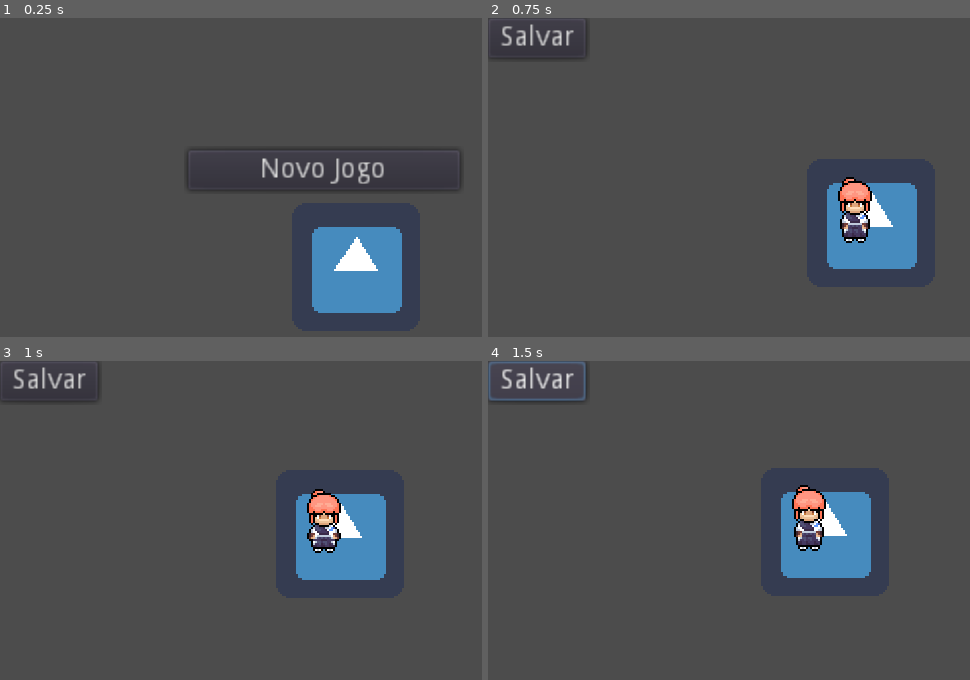
Above: before the commit, frames 1-4 (two rows, left to right).
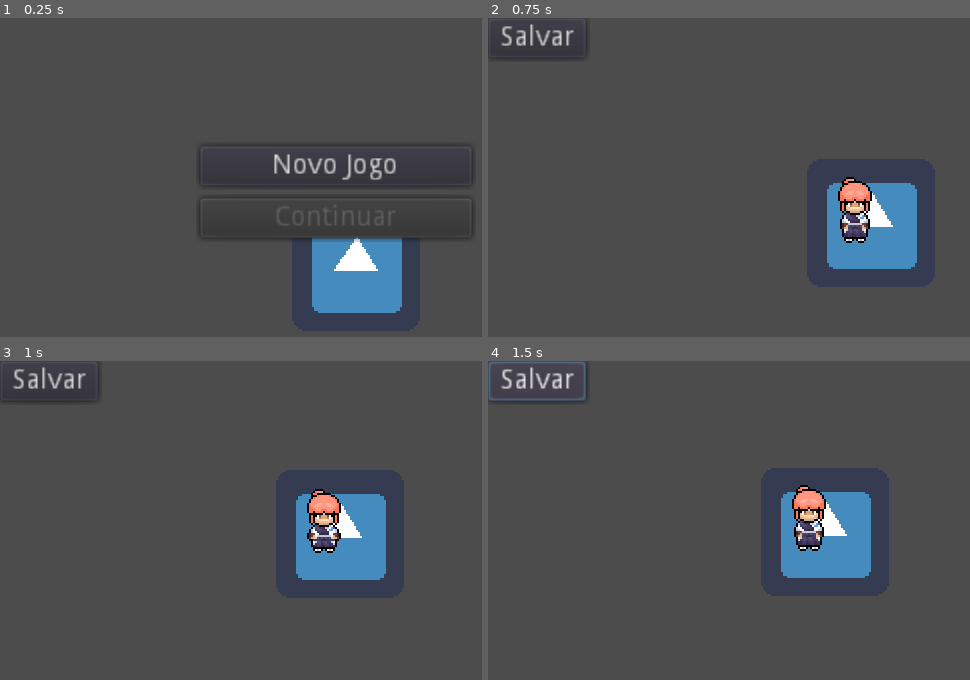
Above: after the commit, the same moments.

Repository: alanfelixnc/ElementsARPG
Game: Godot game, scene res://Game.tscn
Two runs of this game, one before a commit and one after it. Both use one fixed random seed, a clock stepped at 60 frames per second and the inputs below. The engine's default icon, where the game draws it, is replaced by a stand-in: a white triangle on a blue panel in a dark square.
Inputs:
- Up to frame 1 (0.25 s): no input
- Up to frame 2 (0.75 s): click "Novo Jogo" at 0.5 s
- Up to frame 3 (1 s): no input
- Up to frame 4 (1.5 s): click "Salvar" at 1.25 s

The runs differ from the first frame. In frame 1, 3.1% of the frame differs, in the area x 38-99%, y 39-71%; in frame 2, nothing differs; in frame 3, nothing differs; in frame 4, nothing differs.

Commit message:
Mecânica de continue de jogo salvo quando há savegame.

Diff:
--- a/Game.gd
+++ b/Game.gd
@@ -81,7 +81,7 @@
 	}
 	return save_dict
 
-# On save
+# On game save
 func save_game():
 	var save_game = File.new()
 	save_game.open("user://savegame.save", File.WRITE)
@@ -90,16 +90,53 @@
 	save_game.close()
 	print("Game saved!")
 
+# On loading game save
+func load_game_data():
+	print("Loading game data...")
+	var save_game = File.new()
+	save_game.open("user://savegame.save", File.READ)
+	var node_data = parse_json(save_game.get_as_text())
+
+	# Set the save game data to actual game data
+	player_level = node_data.player_level
+	player_xp = node_data.player_xp
+	player_max_xp = node_data.player_max_xp
+	active_character = node_data.active_character
+	party = node_data.party
+	inventory = node_data.inventory
+
+	save_game.close()
+	print("Game loaded!")
+
+# On continue previous game
+func continue_previous_game():
+	load_game_data()
+	load_overworld_map()
+	var main_menu = $MainMenu
+	main_menu.queue_free()
+
 # On ready
 func _ready():
 	var main_menu = main_menu_scene.instance()
 	add_child(main_menu)
 	main_menu.connect("start_new_game", self, "start_new_game")
+	var continue_button = main_menu.get_node("MenuCanvas/ContinueGame")
+	var save_game = File.new()
+	if not save_game.file_exists("user://savegame.save"):
+		continue_button.disabled = true
+	else:
+		continue_button.disabled = false
+		main_menu.connect("continue_previous_game", self, "continue_previous_game")
 
 # On start of a new game
 func start_new_game():
+	save_game()
+	load_overworld_map()
 	var main_menu = $MainMenu
 	main_menu.queue_free()
+
+# Instances the overworld map and hud of the game
+func load_overworld_map():
 	var lumina_village = lumina_village_scene.instance()
 	add_child(lumina_village)
 	var overworld_hud = overworld_hud_scene.instance()
--- a/Game.tscn
+++ b/Game.tscn
@@ -5,6 +5,9 @@
 
 [node name="Game" type="Node2D"]
 script = ExtResource( 2 )
+player_level = 4
+player_xp = 3
+base_dmg = 13
 active_character = "Marina"
 
 [node name="icon" type="Sprite" parent="."]
--- a/Menus/MainMenu.gd
+++ b/Menus/MainMenu.gd
@@ -3,6 +3,13 @@
 # Signals when starting a new game
 signal start_new_game
 
+# Signals when loading the game
+signal continue_previous_game
+
 # On button NewGame pressed
 func _on_NewGame_pressed():
 	emit_signal("start_new_game")
+
+# On button LoadGame pressed
+func _on_LoadGame_pressed():
+	emit_signal("continue_previous_game")
--- a/Menus/MainMenu.tscn
+++ b/Menus/MainMenu.tscn
@@ -8,12 +8,23 @@
 [node name="MenuCanvas" type="CanvasLayer" parent="."]
 
 [node name="NewGame" type="Button" parent="MenuCanvas"]
-margin_left = 93.8995
-margin_top = 65.5459
-margin_right = 229.899
-margin_bottom = 85.5459
+margin_left = 100.0
+margin_top = 64.0
+margin_right = 236.0
+margin_bottom = 84.0
 text = "Novo Jogo"
 __meta__ = {
 "_edit_use_anchors_": false
 }
+
+[node name="ContinueGame" type="Button" parent="MenuCanvas"]
+margin_left = 100.0
+margin_top = 90.0
+margin_right = 236.0
+margin_bottom = 110.0
+text = "Continuar"
+__meta__ = {
+"_edit_use_anchors_": false
+}
 [connection signal="pressed" from="MenuCanvas/NewGame" to="." method="_on_NewGame_pressed"]
+[connection signal="pressed" from="MenuCanvas/ContinueGame" to="." method="_on_LoadGame_pressed"]
--- a/Menus/OverworldHUDMenu.gd
+++ b/Menus/OverworldHUDMenu.gd
@@ -3,6 +3,6 @@
 # Signals when saving the game
 signal save_game
 
-# On buttom SaveGame pressed
+# On button SaveGame pressed
 func _on_SaveGame_pressed():
 	emit_signal("save_game")
